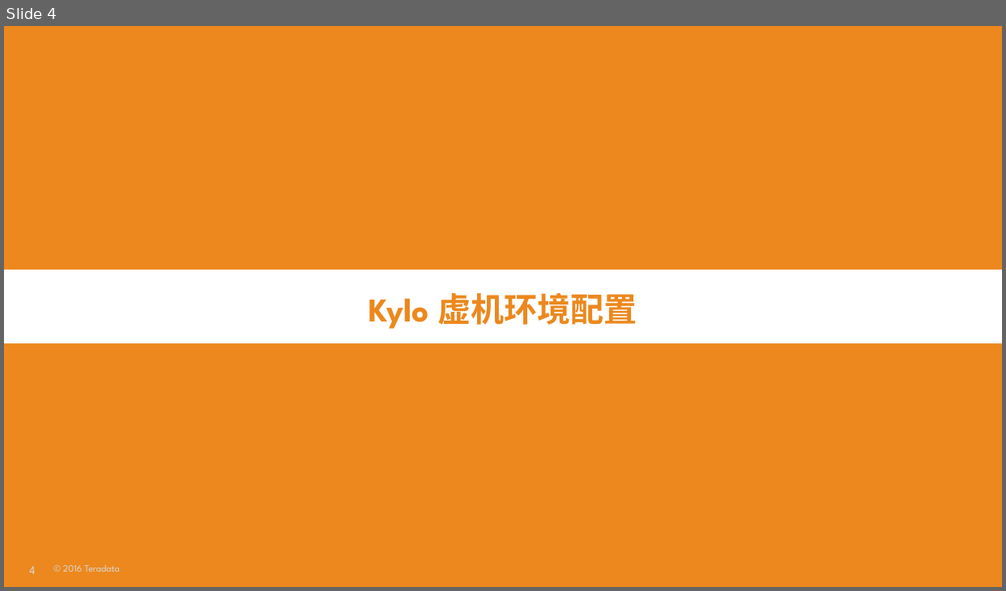
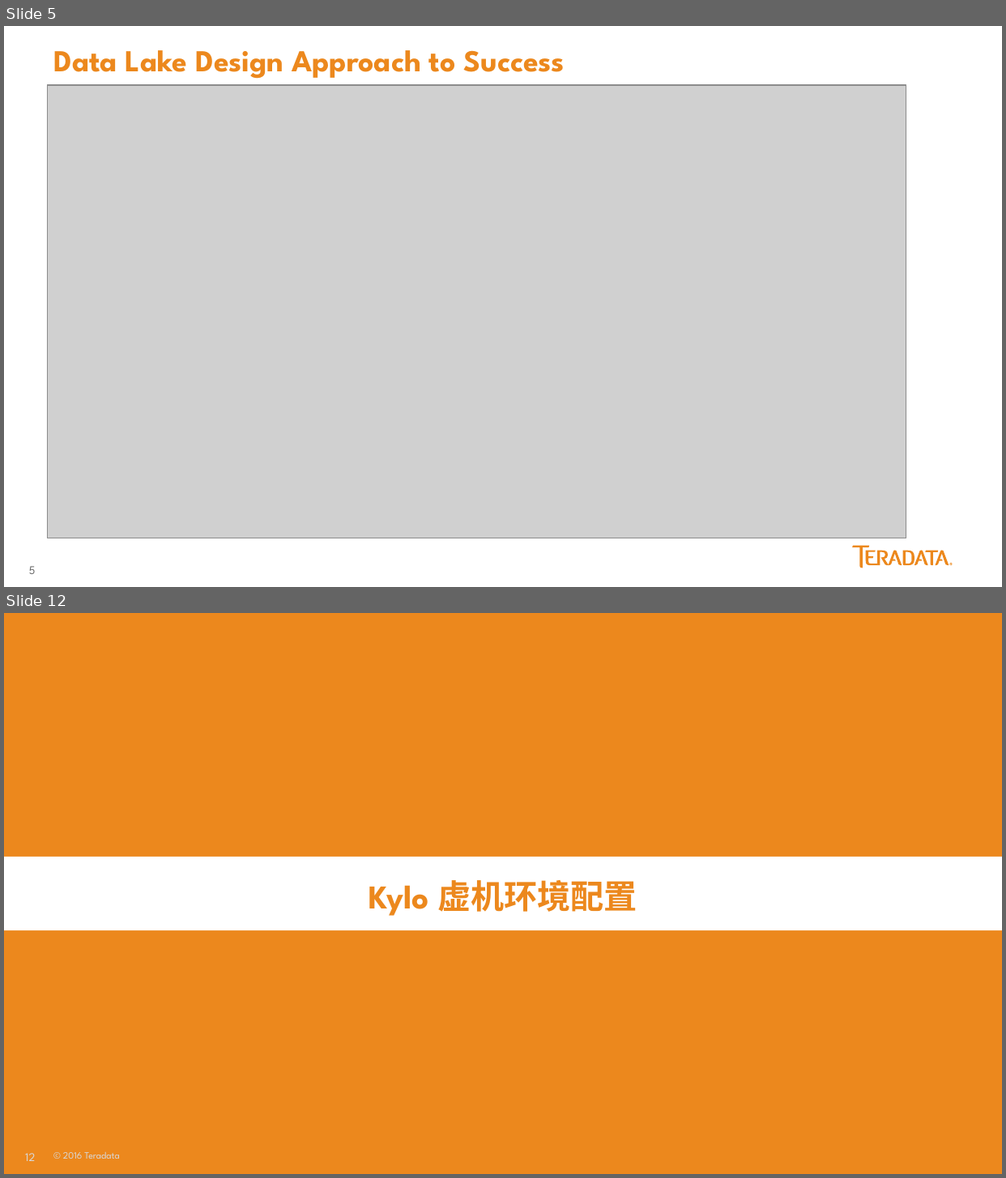
Before and after one commit to yaoran2000/MyTeradata, a slide deck: slides/Kylo配置与使用.pptx. Shown one above the other, each under a label of ours: slide 4 before the commit, slides 5 and 12 after it; the slides between them are not shown. The pictures are 1006x591 and 1006x1178 pixels, drawn with LibreOffice and Linux fonts; fonts in the diff are those of the drawing; grey boxes stand for pictures. Boxes give left, top, right and bottom in pixels: in the first picture for what was removed or moved away, otherwise in the second. Text is boxed around its words. In the diff, an @@ line names an element or a change of style, - is before the commit and + after.

```diff
--- a/slides/Kylo配置与使用.pptx
+++ b/slides/Kylo配置与使用.pptx
@@ slide 5 added at <box>4,26,1002,587</box>, background #FFFFFF; not listed: 1 template element that a slide beside it also shows @@
@@ title added at <box>54,50,565,79</box>, 22 pt, text #EC881D, bold @@
+Data Lake Design Approach to Success
@@ picture added at <box>48,85,906,538</box> @@
@@ freeform shape added at <box>852,546,949,568</box>, fill #EC881D @@
@@ freeform shape added at <box>950,563,952,566</box>, fill #EC881D @@
@@ what was slide 4 is now slide 12 @@
@@ page number at <box>25,1153,35,1161</box>: text changed @@
-4
+12
```
Also in this commit, not shown: 4 slides changed, 12 other slides added, 2 slides removed, 3 other files.
